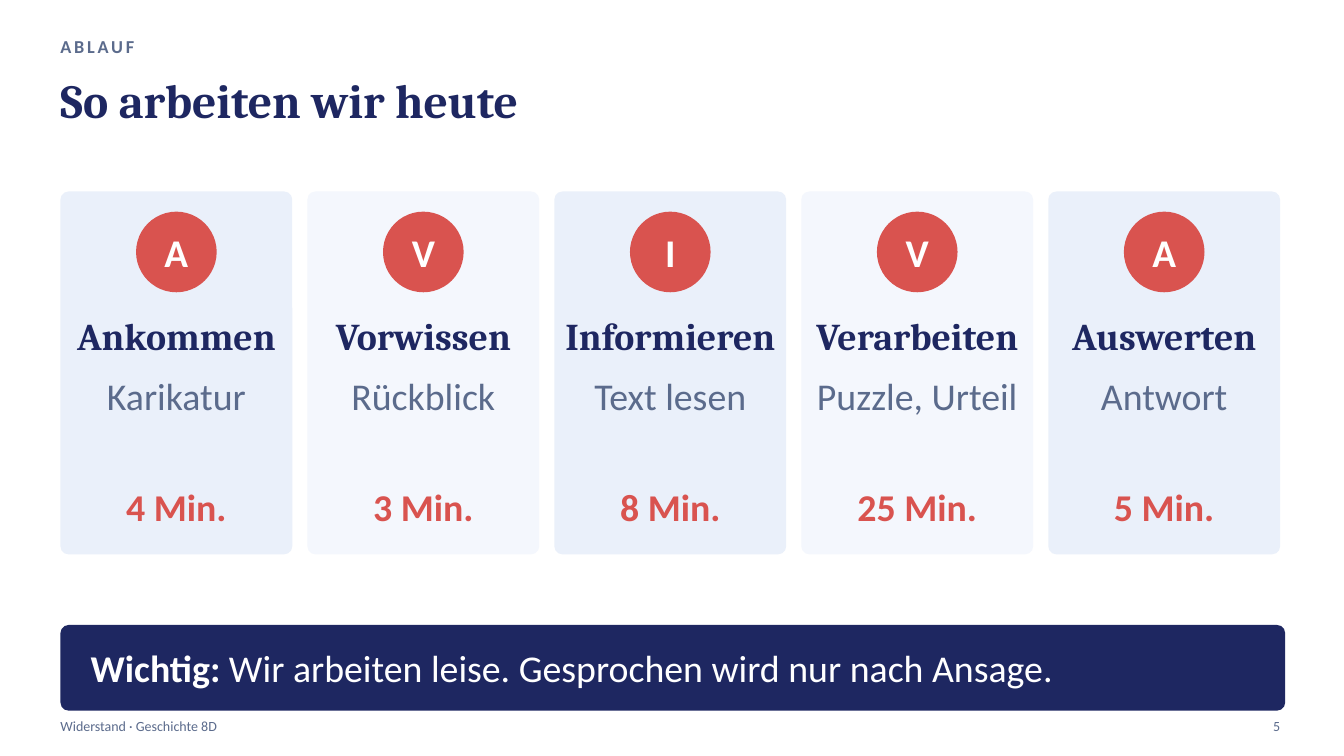
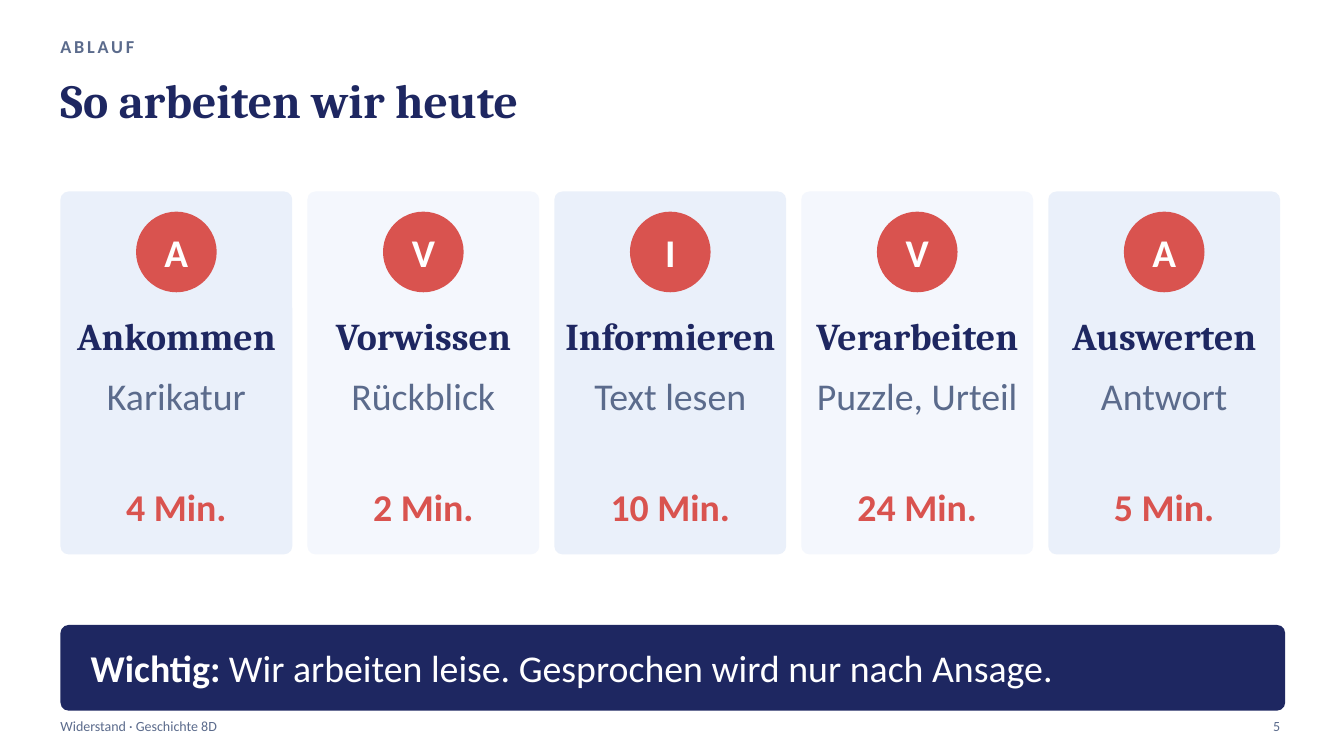
Before and after one commit to golzkonstantin-gif/Schule, a slide deck: slide 5 of Geschichte_8D/Stunde3_Widerstand/Praesentation_Stunde3_Widerstand_8D.pptx. Drawn at 1344x756 pixels with LibreOffice and Linux fonts; fonts in the diff are those of the drawing. Boxes give left, top, right and bottom in pixels: in the first picture for what was removed or moved away, otherwise in the second. Text is boxed around its words. In the diff, an @@ line names an element or a change of style, - is before the commit and + after.

```diff
--- a/Geschichte_8D/Stunde3_Widerstand/Praesentation_Stunde3_Widerstand_8D.pptx
+++ b/Geschichte_8D/Stunde3_Widerstand/Praesentation_Stunde3_Widerstand_8D.pptx
@@ text at (x1=373, y1=494, x2=474, y2=521): text changed @@
-3 Min.
+2 Min.
@@ text at (x1=611, y1=494, x2=730, y2=521): text changed @@
-8 Min.
+10 Min.
@@ text at (x1=857, y1=494, x2=977, y2=521): text changed @@
-25 Min.
+24 Min.
```
Also in this commit, not shown: 1 other slide changed, 19 other files.
